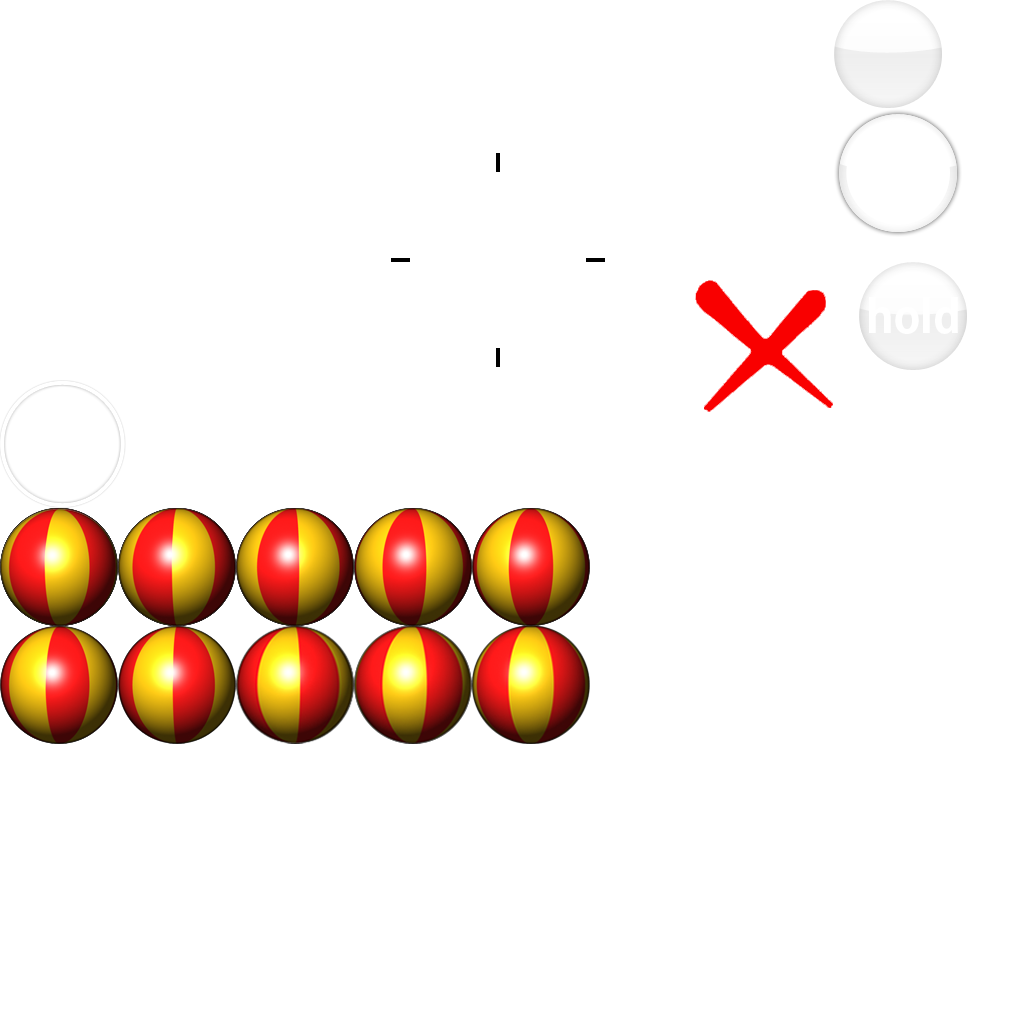
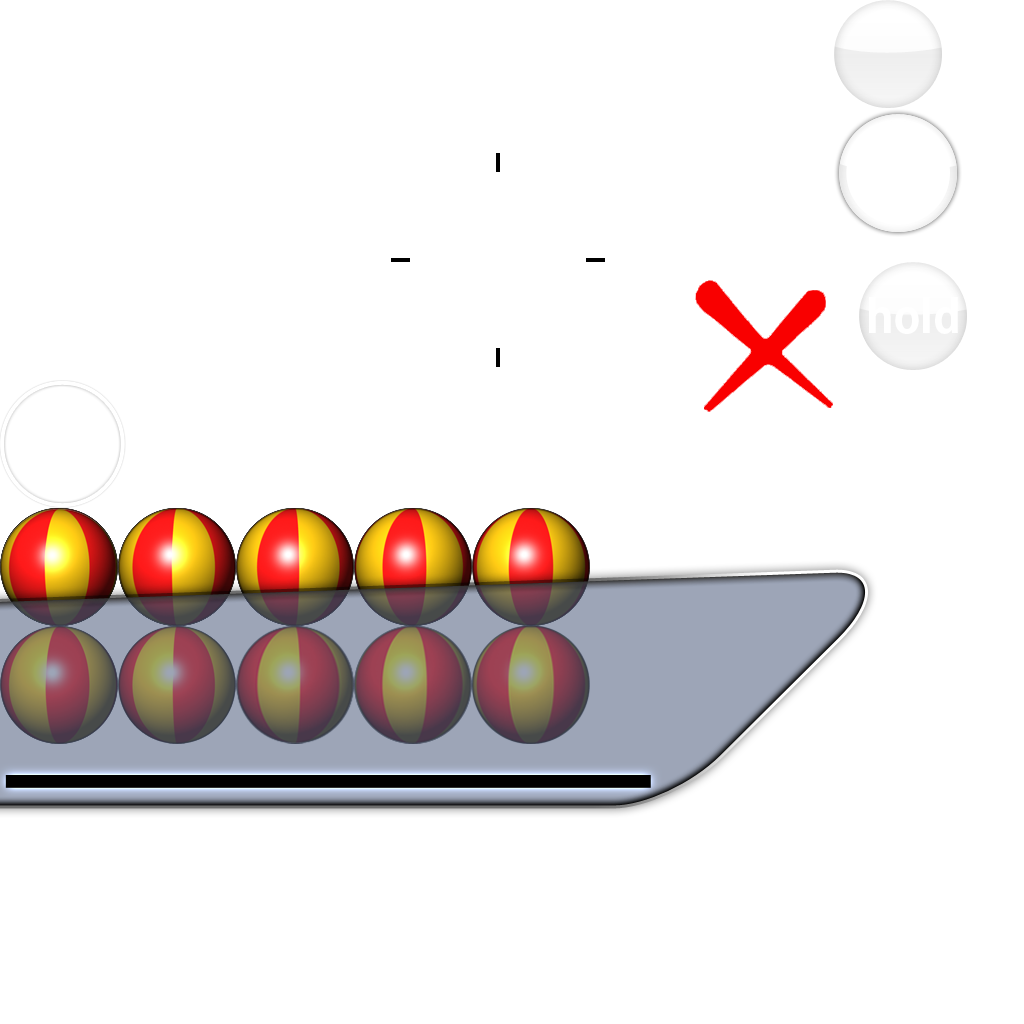
Revision of a layered 1024x1024 image; what changed, layer by layer:
added layer "Shape 2" (1st of 2) above "Shape 1" over [0, 561, 876, 817]
